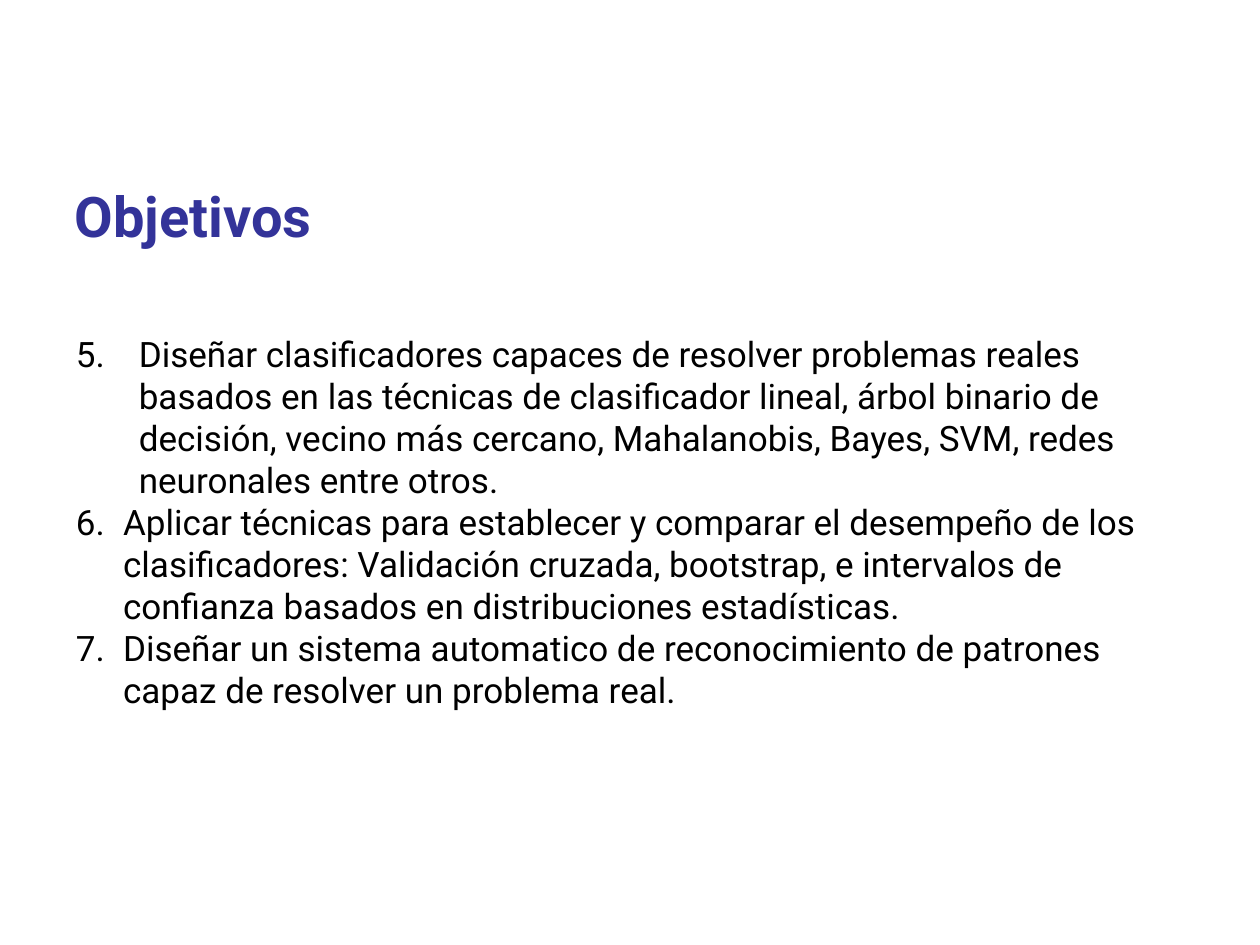
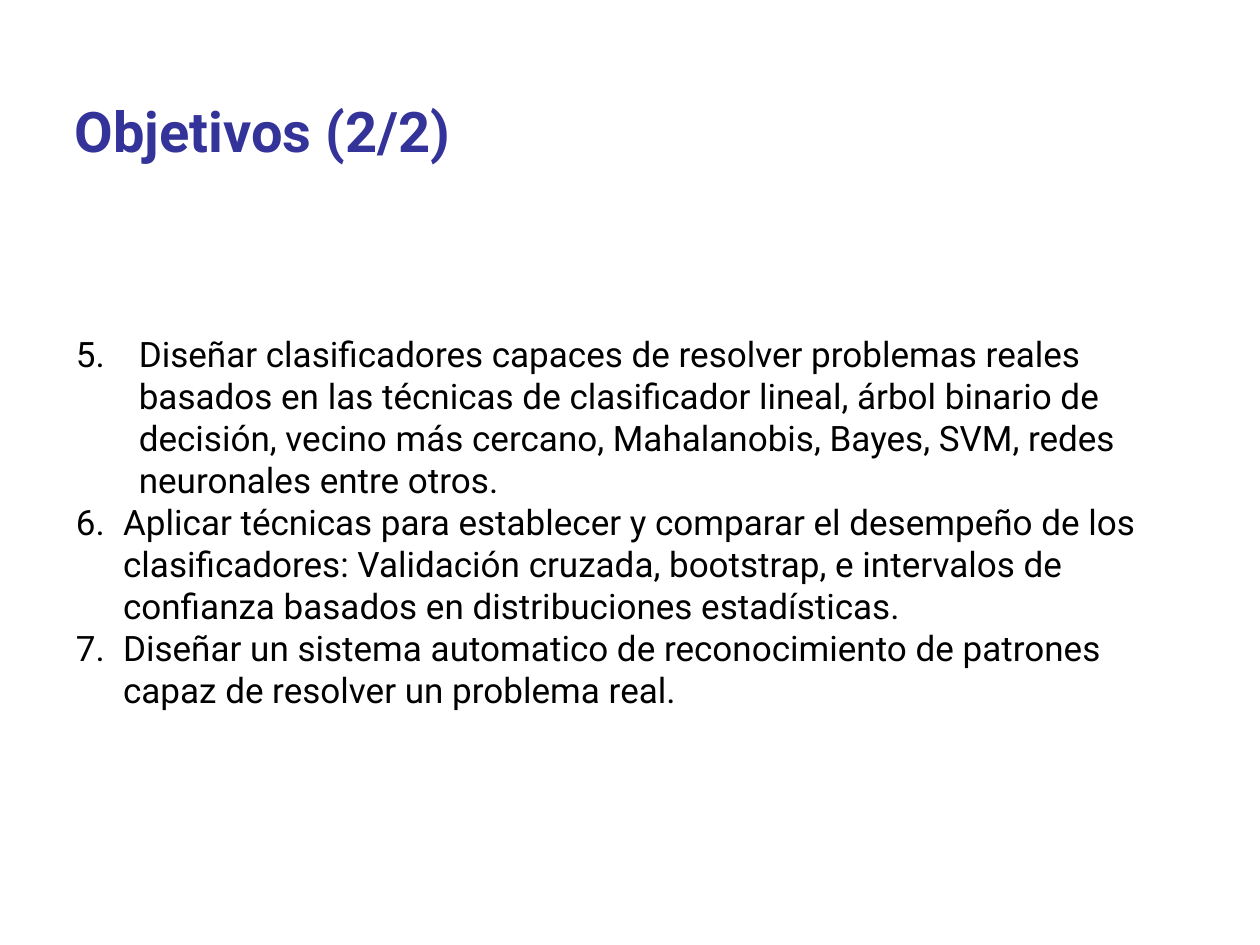
Before and after one commit to domingomery/patrones, a slide deck: slide 8 of clases/Cap00_Lineas_Generales/program/PAT00_Presentacion.pptx. Drawn at 1260x945 pixels with LibreOffice and Linux fonts; fonts in the diff are those of the drawing. Boxes give left, top, right and bottom in pixels: in the first picture for what was removed or moved away, otherwise in the second. Text is boxed around its words. In the diff, an @@ line names an element or a change of style, - is before the commit and + after.

```diff
--- a/clases/Cap00_Lineas_Generales/program/PAT00_Presentacion.pptx
+++ b/clases/Cap00_Lineas_Generales/program/PAT00_Presentacion.pptx
@@ text at (74,108,449,164): text changed @@
-Objetivos
+Objetivos (2/2)
```
Also in this commit, not shown: 8 other slides changed, 11 other files.
